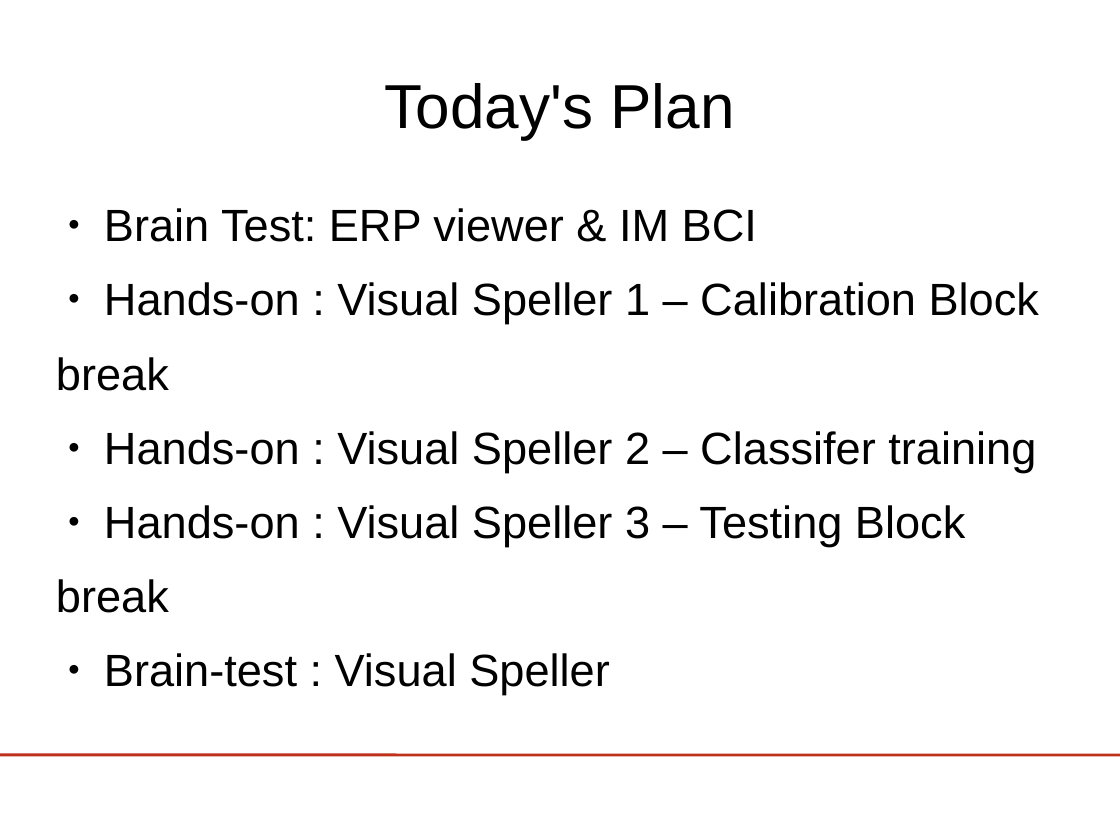
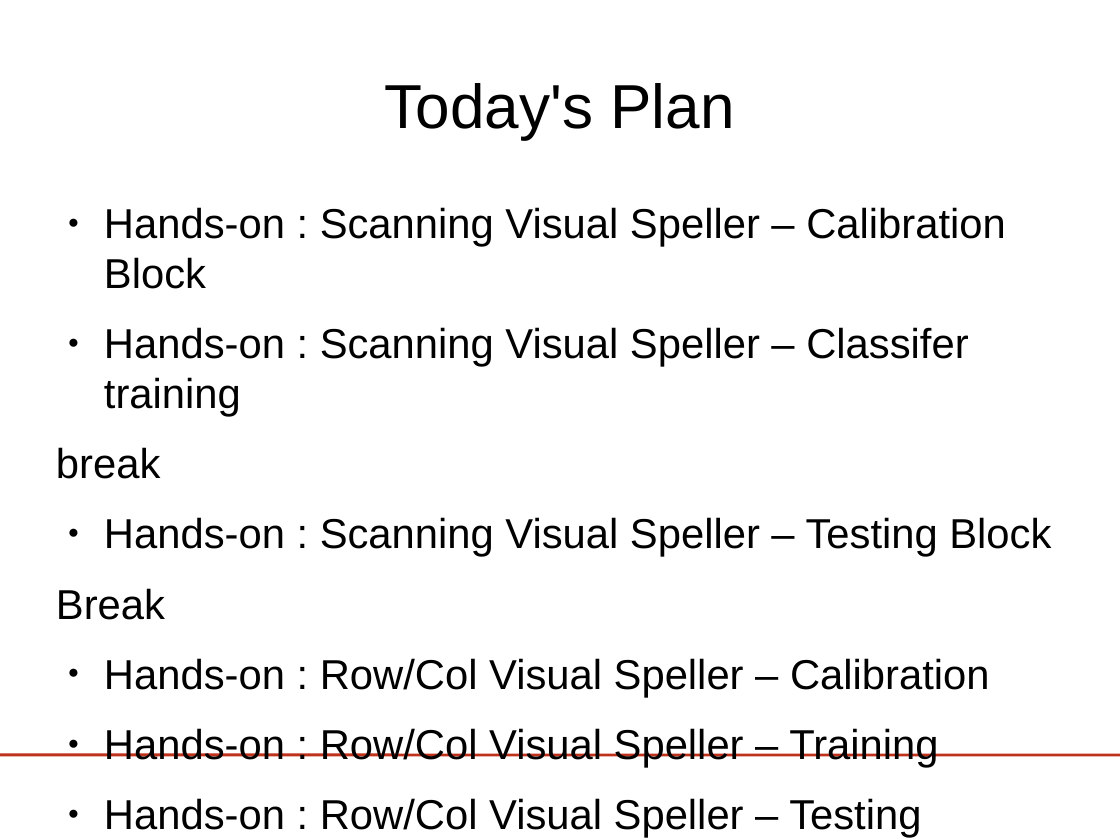
Before and after one commit to jadref/buffer_bci, a slide deck: slide 4 of tutorial/lect5-visspell/visualSpeller.odp. Drawn at 1120x840 pixels with LibreOffice and Linux fonts; fonts in the diff are those of the drawing; background and template pictures are left out. Boxes give left, top, right and bottom in pixels: in the first picture for what was removed or moved away, otherwise in the second. Text is boxed around its words. In the diff, an @@ line names an element or a change of style, - is before the commit and + after.

```diff
--- a/tutorial/lect5-visspell/visualSpeller.odp
+++ b/tutorial/lect5-visspell/visualSpeller.odp
@@ text at <box>104,207,1006,417</box>: text changed; size 32 to 29.6 pt @@
-● Brain Test: ERP viewer & IM BCI
-● Hands-on : Visual Speller 1 – Calibration Block
+● Hands-on : Scanning Visual Speller – Calibration Block
+● Hands-on : Scanning Visual Speller – Classifer training
@@ text at <box>56,447,160,479</box>: size 32 to 29.6 pt in "break" @@
@@ text at <box>56,517,1051,838</box>: text changed; size 32 to 29.6 pt @@
-● Hands-on : Visual Speller 2 – Classifer training
-● Hands-on : Visual Speller 3 – Testing Block
-break
-● Brain-test : Visual Speller
+● Hands-on : Scanning Visual Speller – Testing Block
+Break
+● Hands-on : Row/Col Visual Speller – Calibration
+● Hands-on : Row/Col Visual Speller – Training
+● Hands-on : Row/Col Visual Speller – Testing
```
Also in this commit, not shown: 3 other slides changed, 18 slides added.
